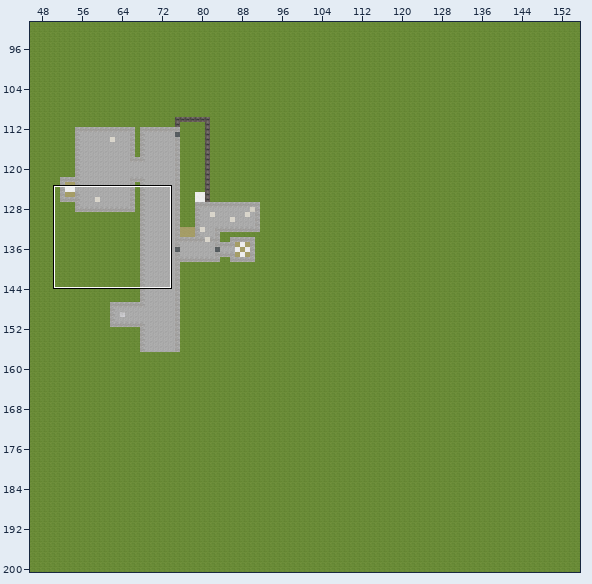
Tiled map: Tiled_Resources/1.tmx. The first picture is a wide view before the edit; the outline marks the close-up.
Close-up. Before:
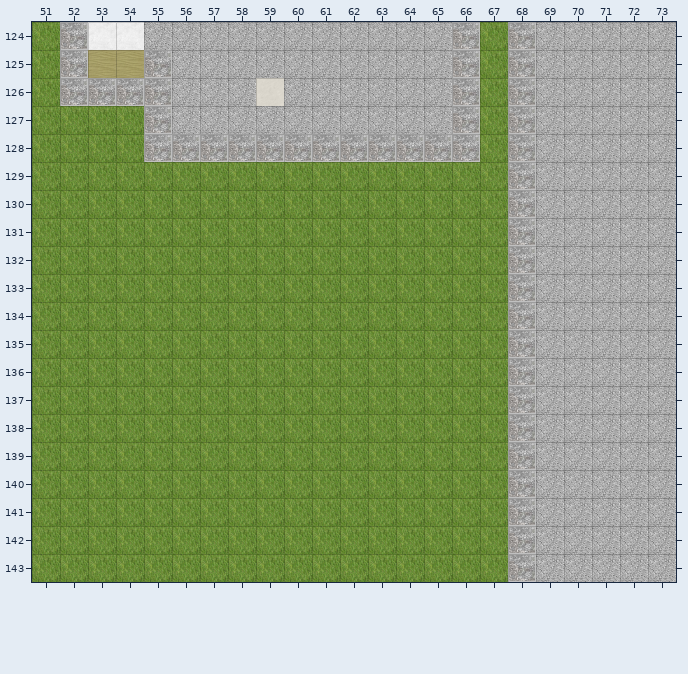
Cells are 64x64 px. Shown: x 51..73, y 124..143. The commit also changed other parts of the map, which this record leaves out. The commit also replaced the tileset; all pictures use the new one.
And afterwards:
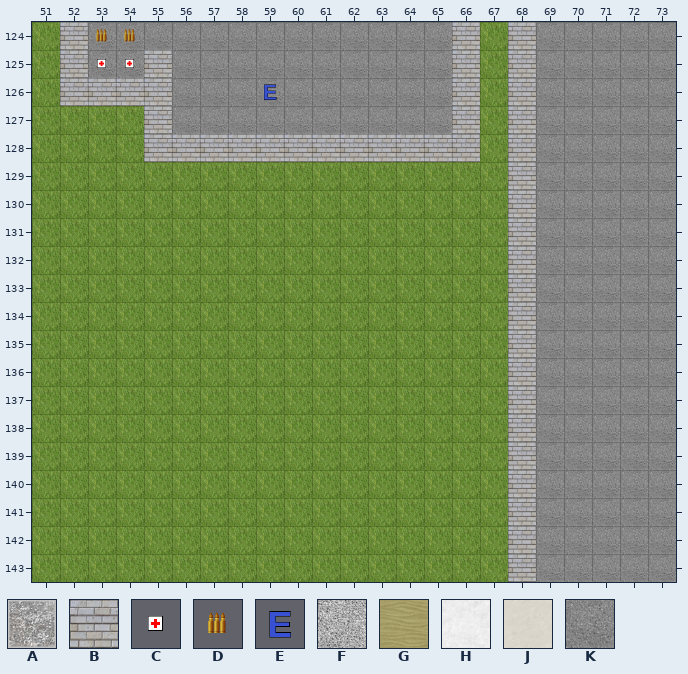
Key: from "Floors": A 5 "Floor_Metal_Plate_0", B 9 "Wall_White_Bricks_0"; from "Objects": C 1 "Medipack", D 2 "Ammunition", E 3 "Enemy_Spawner"; from "Scene": F 6 "Floor_Gravel_1", G 11 "Floor_Sand_0", H 12 "Floor_Snow_0", J 13 "Floor_Stone_0", K 16 "Floor_Stone_3".
_ is an empty cell, # one hidden under a higher layer.
The edit:
Layer "Scene":
y 124: x 52..66 A##FFFFFFFFFFFA -> BKKKKKKKKKKKKKB; x 68..73 AFFFFF -> BKKKKK
y 125: x 52..66 A##AFFFFFFFFFFA -> BKKBKKKKKKKKKKB; x 68..73 AFFFFF -> BKKKKK
y 126: x 52..66 AAAAFFF#FFFFFFA -> BBBBKKKKKKKKKKB; x 68..73 AFFFFF -> BKKKKK
y 127: x 55..66 AFFFFFFFFFFA -> BKKKKKKKKKKB; x 68..73 AFFFFF -> BKKKKK
y 128: x 55..66 AAAAAAAAAAAA -> BBBBBBBBBBBB; x 68..73 AFFFFF -> BKKKKK
y 129..143: x 68..73 AFFFFF -> BKKKKK
Layer "Objects":
y 124: x 53..54 HH -> DD
y 125: x 53..54 GG -> CC
y 126: x 59 J -> E
